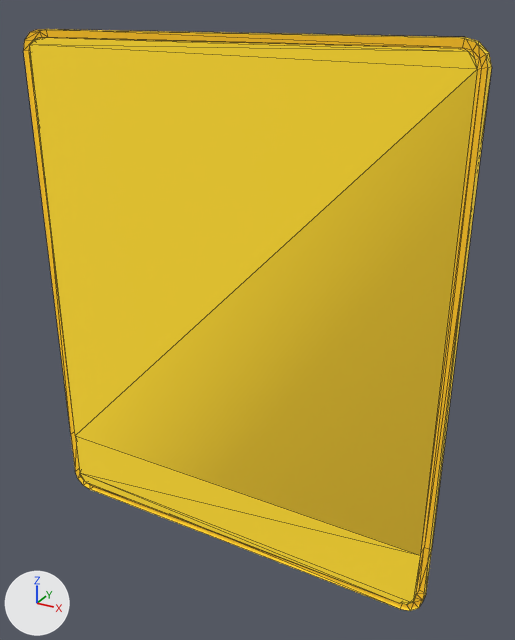
The glTF model models/lobby/highlight_frame_full.glb: old version first, new version second.
Both versions are drawn from a camera (50 mm lens) standing at (2.34, -3.77, 3.79) and looking at (0.18, 0.15, 1.83). Lighting does not change. The marker at lower left points along +X, +Y and +Z. Mesh edges are drawn as thin lines. Vertices at the same position are counted once.

Objects in the first picture: 'title_plane.004'.
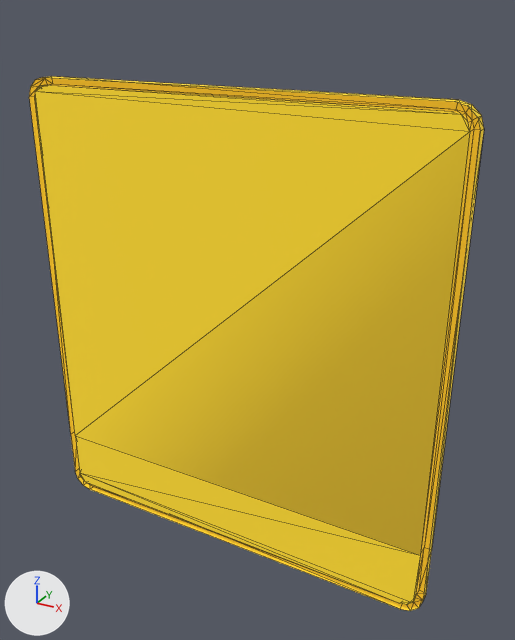
The edits, one by one:
me_plane_003 has 72 vertices, 124 faces and spans x -1.54..1.54, y -0.03..0.06, z -0.05..3.66.
me_plane_003 is used by ob_title_plane_004; location (0.0, 0.025, 0.0).
me_plane_003 part 1: all 32 vertices in x -1.54..1.54, y -0.03..0.06, z 3.51..3.66 are moved by (0.0, 0.0, -0.3).

Location of each change, [x1, y1, x2, y2] in pixels of the pictures (515 x 640 px; the box of a moved part takes in the faces that stretch with it):
'title_plane.004', reshaped (8% shorter): before [24, 29, 492, 611]; after [29, 76, 484, 611]
part 1 of me_plane_003, moved or reshaped: before [24, 29, 492, 435]; after [29, 76, 484, 435]
